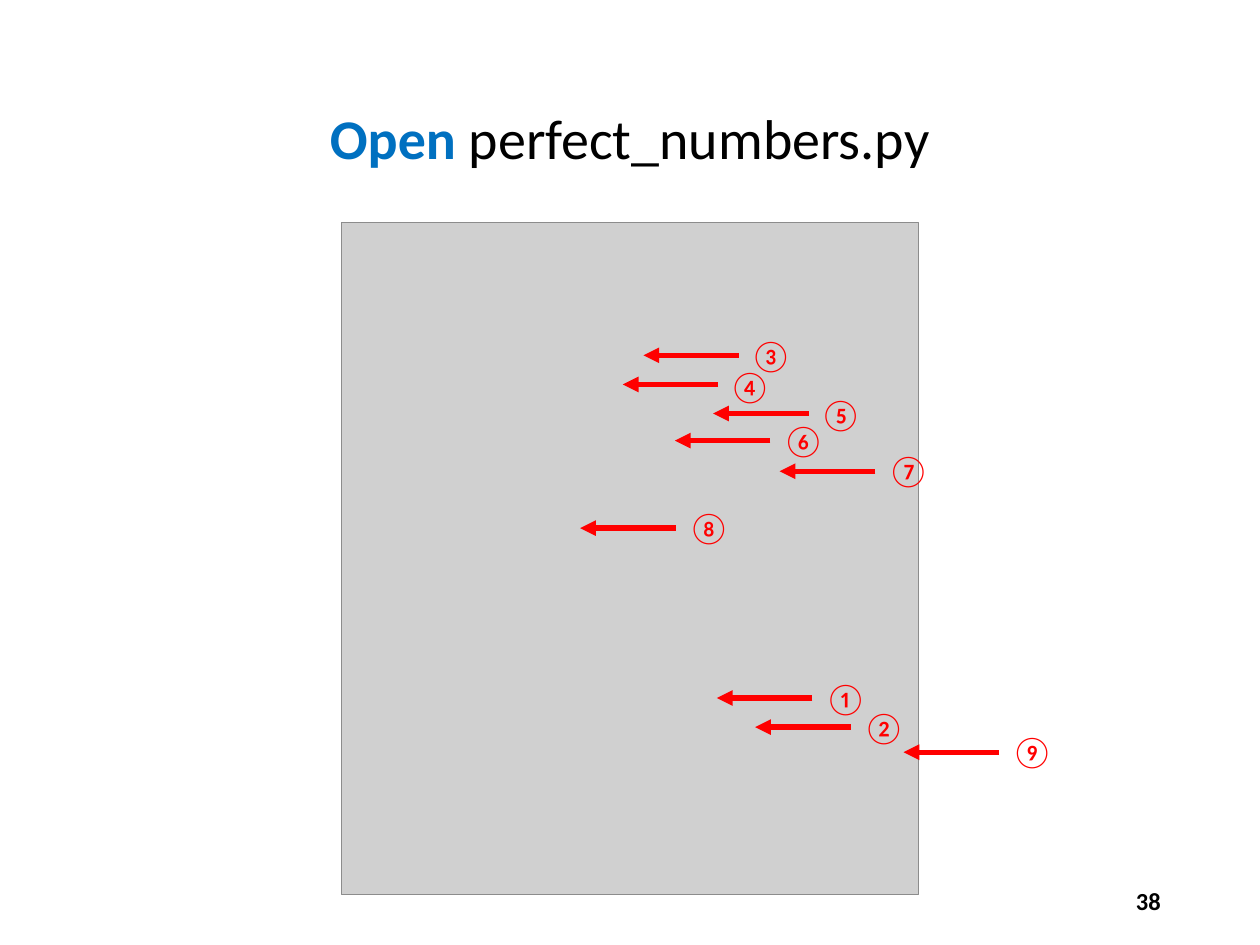
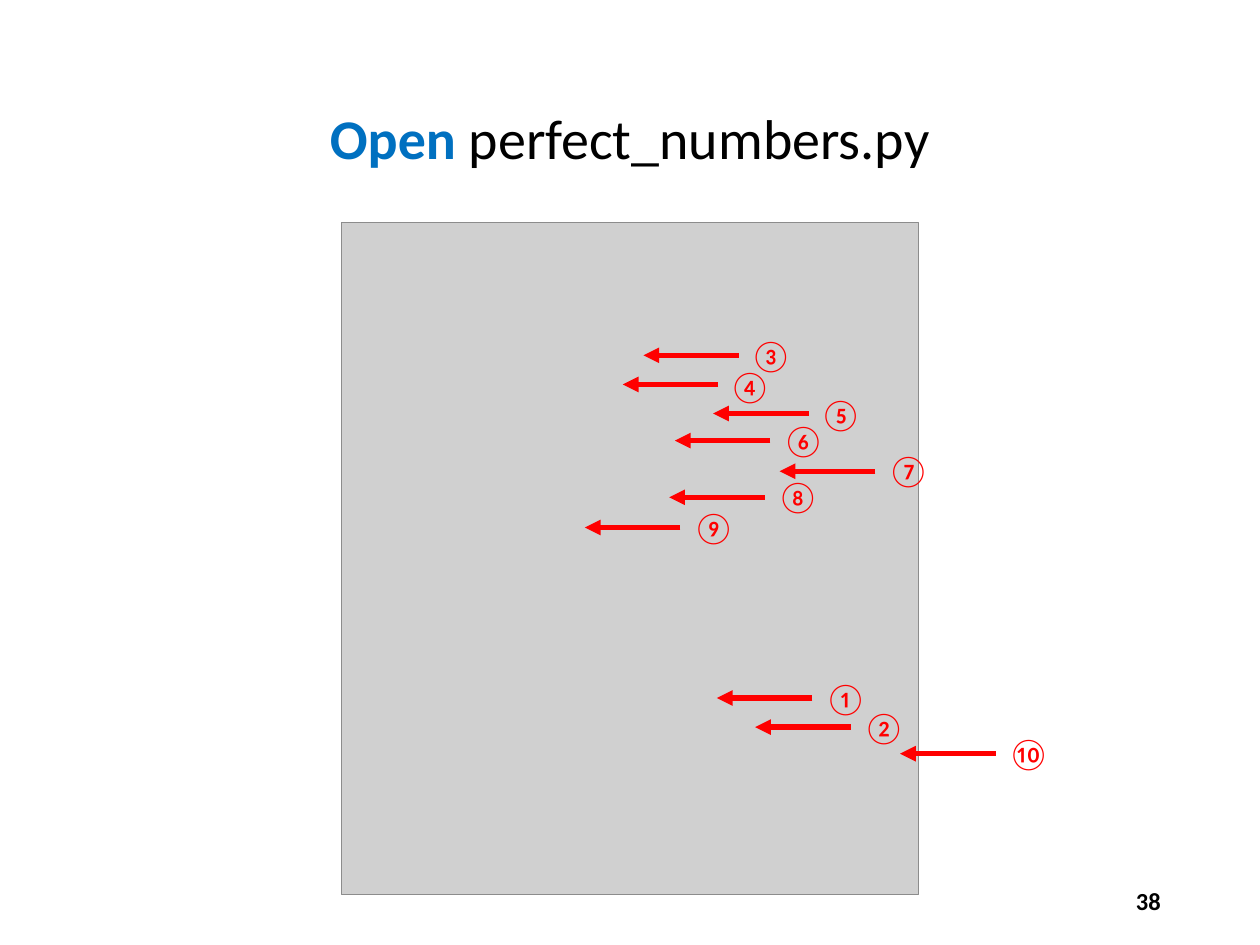
Before and after one commit to noahchampagne/QIS101, a slide deck: slide 38 of slides/Session 03 - Introducing Python/Session 03 - Introducing Python.pptx. Drawn at 1260x945 pixels with LibreOffice and Linux fonts; fonts in the diff are those of the drawing; grey boxes stand for pictures. Boxes give left, top, right and bottom in pixels: in the first picture for what was removed or moved away, otherwise in the second. Text is boxed around its words. In the diff, an @@ line names an element or a change of style, - is before the commit and + after.

Commit message:
FIx typo

```diff
--- a/slides/Session 03 - Introducing Python/Session 03 - Introducing Python.pptx
+++ b/slides/Session 03 - Introducing Python/Session 03 - Introducing Python.pptx
@@ text "⑧": place and size @@
-text "⑧" at box(688, 514, 730, 545)
+text "⑧" at box(777, 483, 819, 514)
@@ arrow moved from (675, 528) - (580, 528) to (765, 498) - (669, 498) @@
@@ text "⑨": place and size @@
-text "⑨" at box(1011, 738, 1053, 769)
+text "⑨" at box(693, 514, 735, 545)
@@ arrow moved from (999, 752) - (903, 752) to (680, 528) - (585, 528) @@
@@ text added at box(1008, 739, 1050, 771), 18 pt, text #FF0000 @@
+⑩
@@ arrow added from (995, 753) to (900, 753), #FF0000 3 pt @@
```
